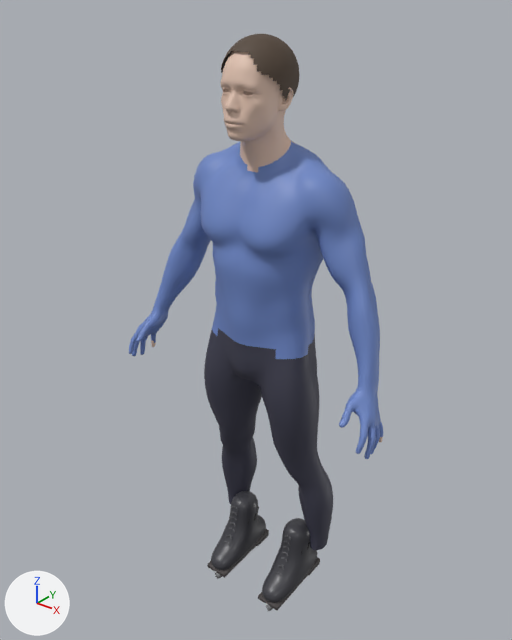
What one commit did to the glTF model public/models/skater-male.glb.
Before and after are seen from a 50 mm camera at (1.13, -1.466, 1.882) aimed at (-0.042, -0.001, 0.974). Every picture has the same lights, and +X, +Y and +Z are marked at lower left. The older version comes first. Vertices at exactly the same position are counted once.

Names of what the first picture shows: 'Skater'.
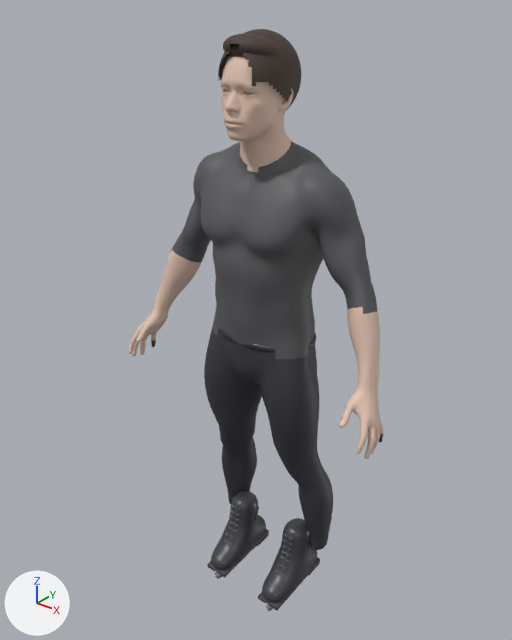
The change in detail:
Material 'top' (mat_top) changes colour from blue #6f89c8 to dark grey #59595d; in linear values from (0.16, 0.25, 0.58) to (0.1, 0.1, 0.11).
Material 'belt' (mat_belt) is new.
Its base color is (0.03, 0.03, 0.035) (dark grey #303035).
Its roughness is 0.35.
Material 'glove' (mat_glove) is new.
Its base color is (0.03, 0.03, 0.035) (dark grey #303035).
Material 'eyelet' (mat_eyelet) is new.
Its base color is (0.3, 0.3, 0.32) (grey #959599).
Its metallic is 0.6.
Its roughness is 0.4.
me_female_v006lowresuv is used by ob_skater; location (0.0, 0.0, 0.0).
me_female_v006lowresuv had 10975 vertices, 21592 faces and spanned x -0.44..0.44, y -0.18..0.13, z 0.0..1.76.
me_female_v006lowresuv now has 12564 vertices, 24648 faces and spans x -0.44..0.44, y -0.18..0.13, z 0.0..1.77.
me_female_v006lowresuv part 1: 541 vertices moved from x -0.08..0.08, y -0.12..0.07, z 1.58..1.76 to x -0.09..0.09, y -0.12..0.08, z 1.57..1.77; 750 vertices removed from x -0.09..0.09, y -0.12..0.07, z 1.58..1.76; 1395 vertices added at x -0.09..0.09, y -0.13..0.08, z 1.57..1.77.
me_female_v006lowresuv part 2: 384 vertices added at x -0.16..0.16, y -0.13..0.1, z 0.95..0.97.
me_female_v006lowresuv part 3: 3514 faces spanning x -0.44..0.44, y -0.18..0.04, z 0.77..1.14 switch from mat_top (blue #6f89c8) to mat_skin (beige #e5c5b3).
Other edits to the shape of me_female_v006lowresuv do not show in these pictures.
me_female_v006lowresuv gains material mat_glove (dark grey #303035).
me_female_v006lowresuv gains material mat_eyelet (grey #959599).
me_female_v006lowresuv gains material mat_belt (dark grey #303035).

Boxes (x1, y1, x2, y2) around the edits, measured in the pictures (512 x 640 px; the box of a moved part takes in the faces that stretch with it):
'Skater', recoloured, reshaped (blue to grey)
    before: (129, 34, 383, 611)
    after: (129, 29, 383, 611)
part 1 of me_female_v006lowresuv, moved or reshaped
    before: (221, 34, 300, 101)
    after: (218, 29, 301, 110)
part 2 of me_female_v006lowresuv, added
    after: (218, 328, 316, 353)
part 3 of me_female_v006lowresuv, recoloured
    both: (129, 250, 383, 459)
